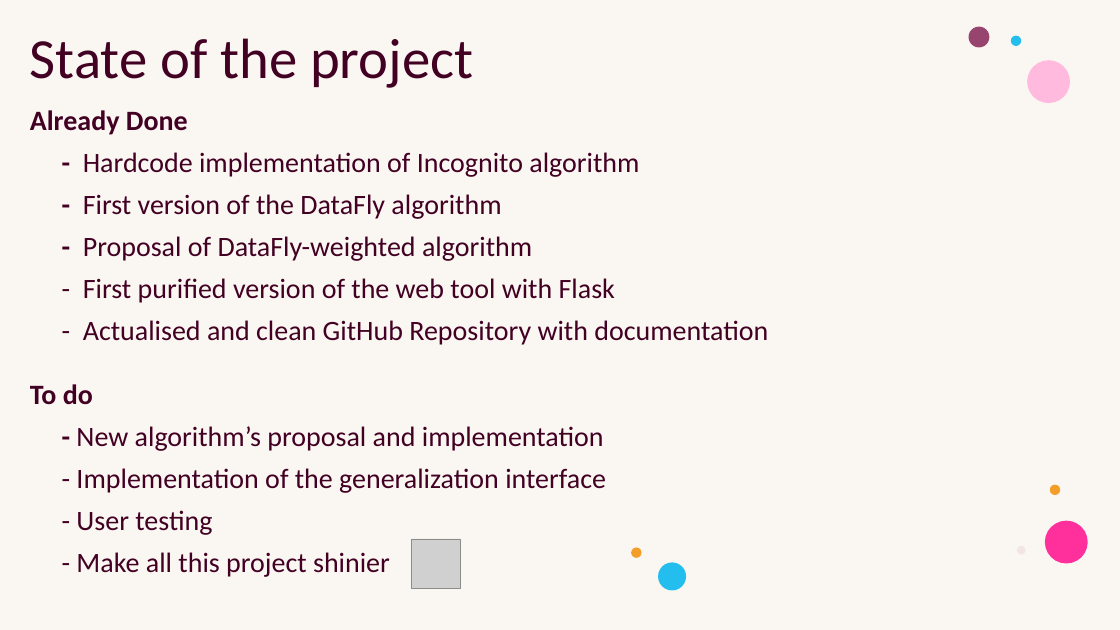
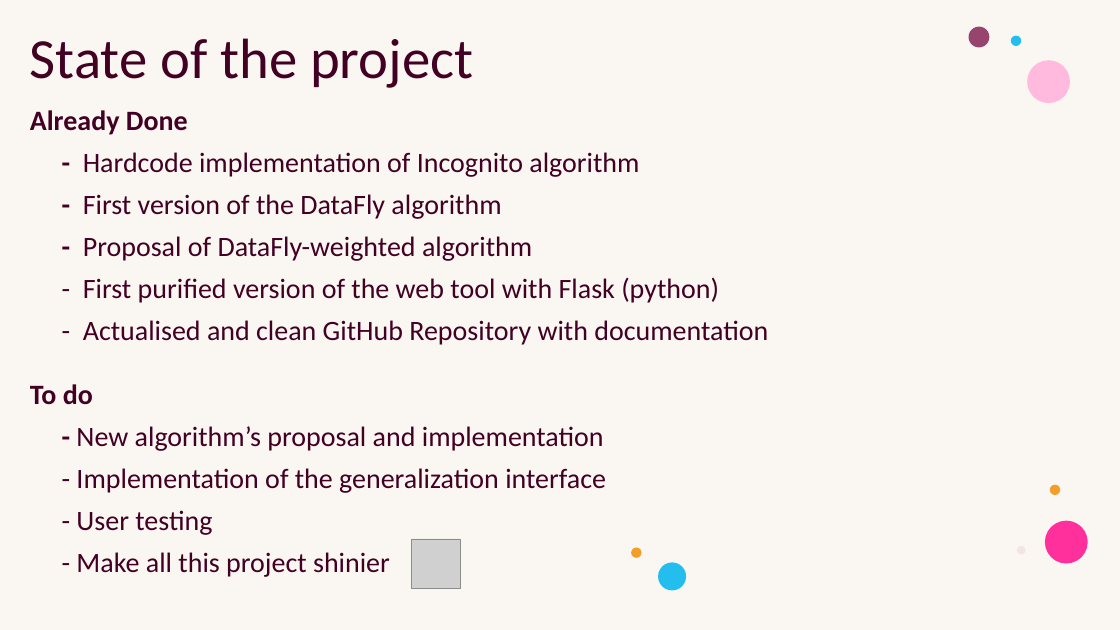
Before and after one commit to Ltochon/k-anon_tool, a slide deck: slide 5 of presentation/Présentation_1.pptx. Drawn at 1120x630 pixels with LibreOffice and Linux fonts; fonts in the diff are those of the drawing; grey boxes stand for pictures. Boxes give left, top, right and bottom in pixels: in the first picture for what was removed or moved away, otherwise in the second. Text is boxed around its words. In the diff, an @@ line names an element or a change of style, - is before the commit and + after.

```diff
--- a/presentation/Présentation_1.pptx
+++ b/presentation/Présentation_1.pptx
@@ subtitle at (83,277,719,303): text changed @@
-- First purified version of the web tool with Flask
+- First purified version of the web tool with Flask (python)
```
Also in this commit, not shown: 3 other slides changed, 1 slide added.
